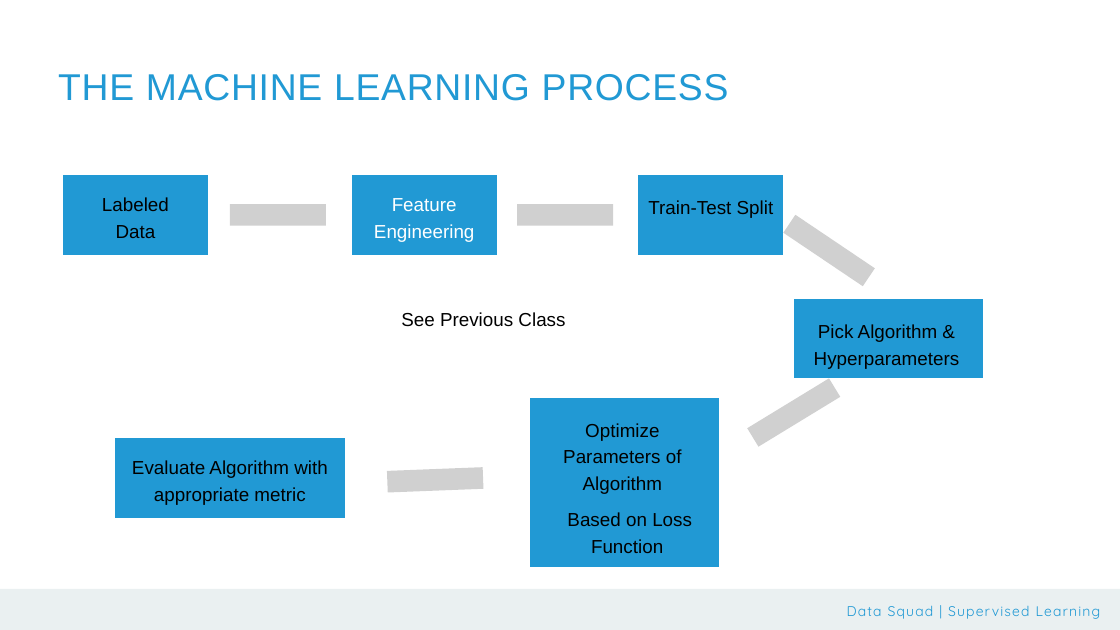
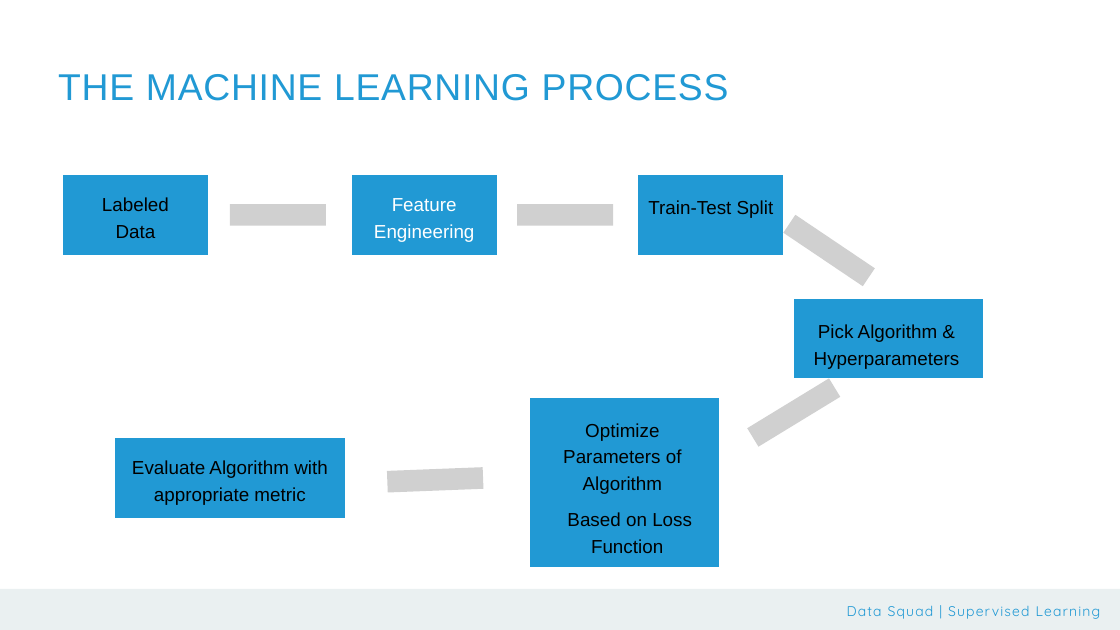
Before and after one commit to DSML-bootcamp/w4-nbs, a slide deck: slide 6 of D5/2. Supervised Learning.pptx. Drawn at 1120x630 pixels with LibreOffice and Linux fonts; fonts in the diff are those of the drawing; grey boxes stand for pictures. Boxes give left, top, right and bottom in pixels: in the first picture for what was removed or moved away, otherwise in the second. Text is boxed around its words. In the diff, an @@ line names an element or a change of style, - is before the commit and + after.

Commit message:
Final review

```diff
--- a/D5/2. Supervised Learning.pptx
+++ b/D5/2. Supervised Learning.pptx
@@ text removed at (x1=401, y1=312, x2=565, y2=327) @@
-See Previous Class
```
